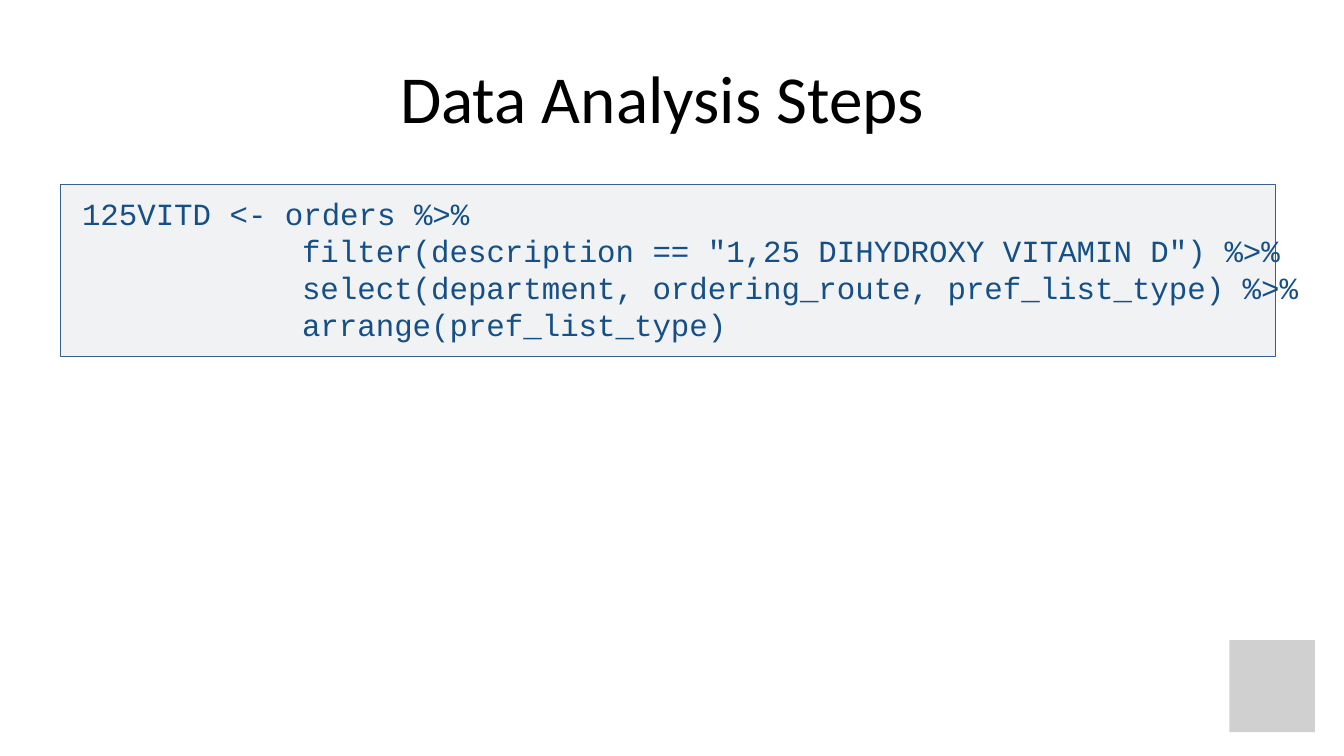
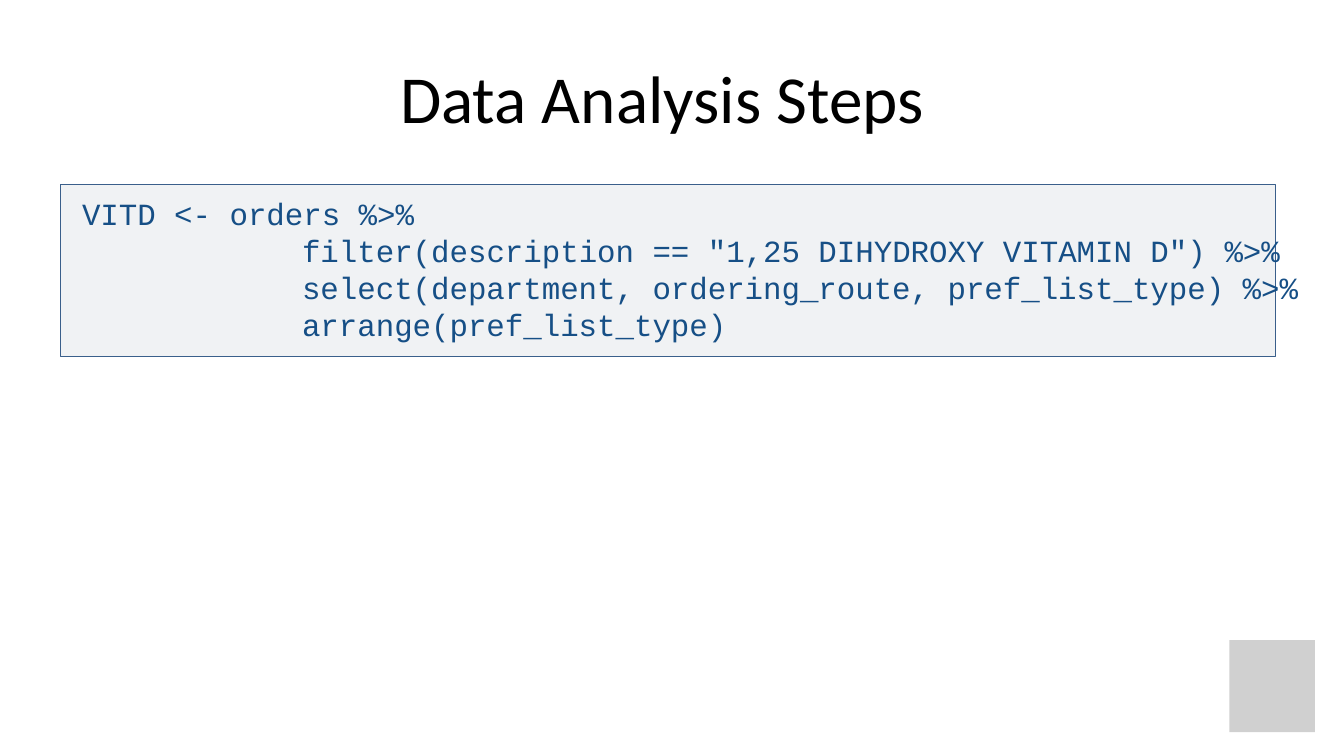
Before and after one commit to amromeo/api_r2020, a slide deck: slide 52 of 03 - Transform.pptx (slide 50 before the commit). Drawn at 1344x756 pixels with LibreOffice and Linux fonts; fonts in the diff are those of the drawing; grey boxes stand for pictures. Boxes give left, top, right and bottom in pixels: in the first picture for what was removed or moved away, otherwise in the second. Text is boxed around its words. In the diff, an @@ line names an element or a change of style, - is before the commit and + after.

```diff
--- a/03 - Transform.pptx
+++ b/03 - Transform.pptx
@@ text at box(82, 203, 341, 226): text changed @@
-125VITD <- orders %>%
+VITD <- orders %>%
```
Also in this commit, not shown: 2 other slides changed, 4 slides added, 1 other file.
